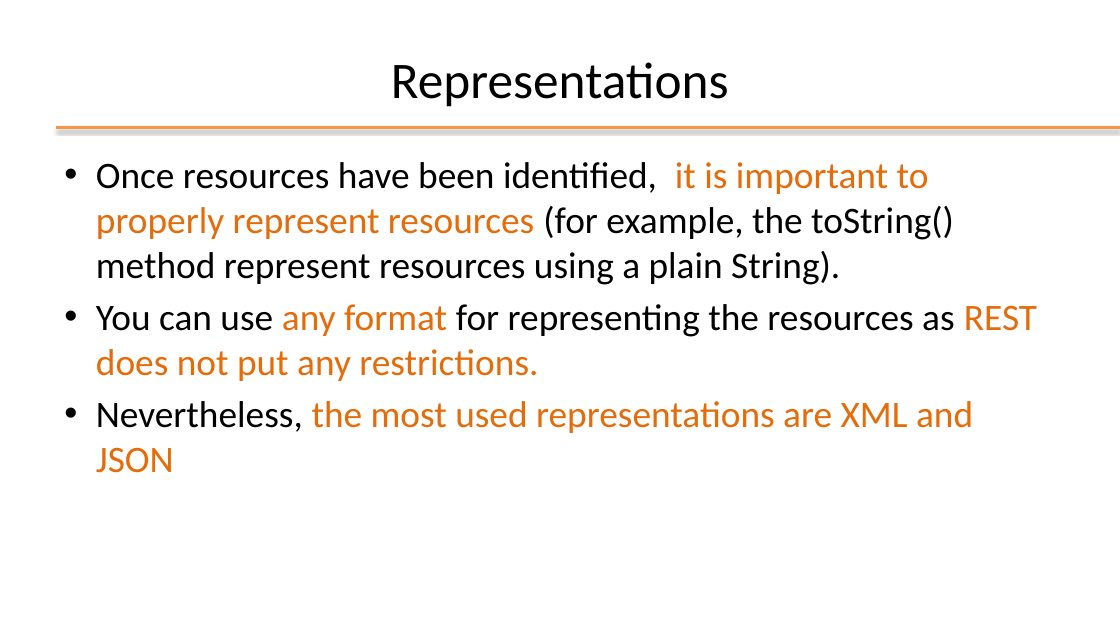
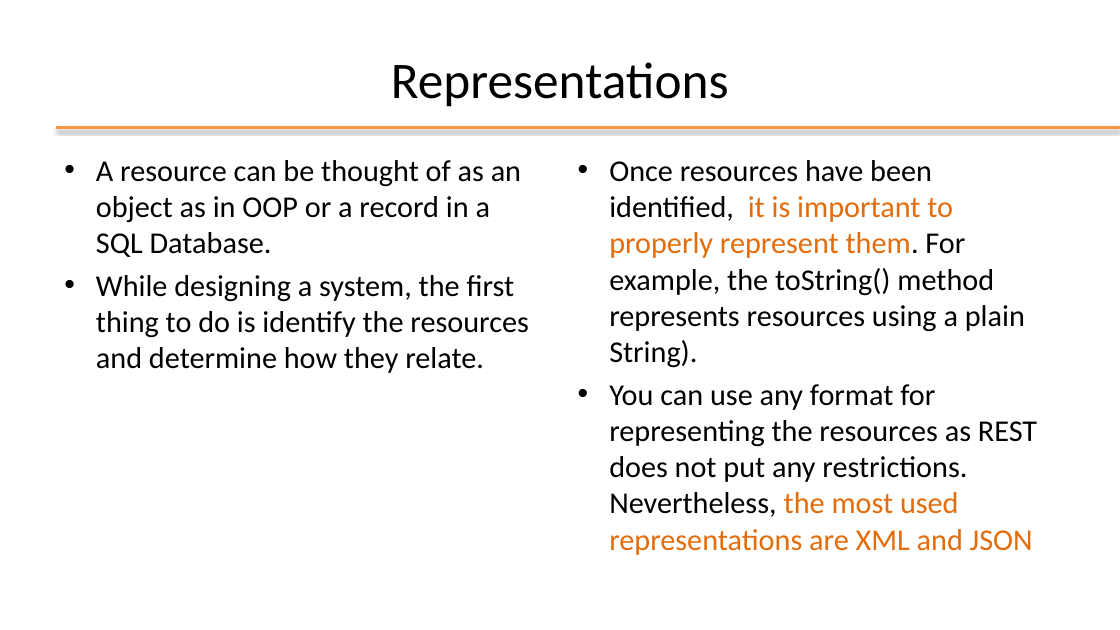
Before and after one commit to nbicocchi/learn-java-core, a slide deck: slide 12 of assets/slides/P3 - Java Data Access (REST).pptx (slide 13 before the commit). Drawn at 1120x630 pixels with LibreOffice and Linux fonts; fonts in the diff are those of the drawing; background and template pictures are left out. Boxes give left, top, right and bottom in pixels: in the first picture for what was removed or moved away, otherwise in the second. Text is boxed around its words. In the diff, an @@ line names an element or a change of style, - is before the commit and + after.

Commit message:
update

```diff
--- a/assets/slides/P3 - Java Data Access (REST).pptx
+++ b/assets/slides/P3 - Java Data Access (REST).pptx
@@ text added at [96, 160, 528, 373], 25.9 pt, text #000000 @@
+• A resource can be thought of as an object as in OOP or a record in a SQL Database.
+• While designing a system, the first thing to do is identify the resources and determine how they relate.
@@ text at [609, 160, 1037, 555]: text changed; size 32 to 25.9 pt @@
-• Once resources have been identified, it is important to properly represent resources (for example, the toString() method represent resources using a plain String).
-• You can use any format for representing the resources as REST does not put any restrictions.
-• Nevertheless, the most used representations are XML and JSON
+• Once resources have been identified, it is important to properly represent them. For example, the toString() method represents resources using a plain String).
+• You can use any format for representing the resources as REST does not put any restrictions. Nevertheless, the most used representations are XML and JSON
```
Also in this commit, not shown: 4 other slides changed, 2 slides removed.
